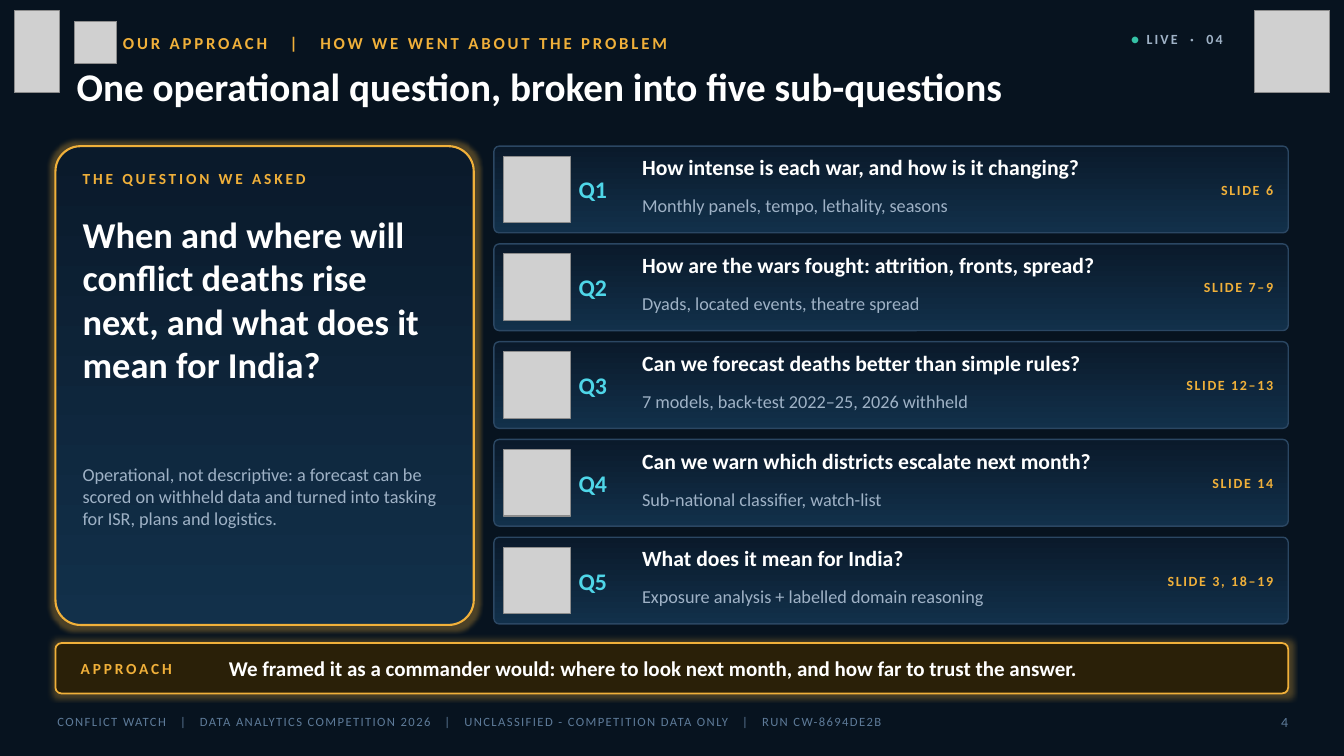
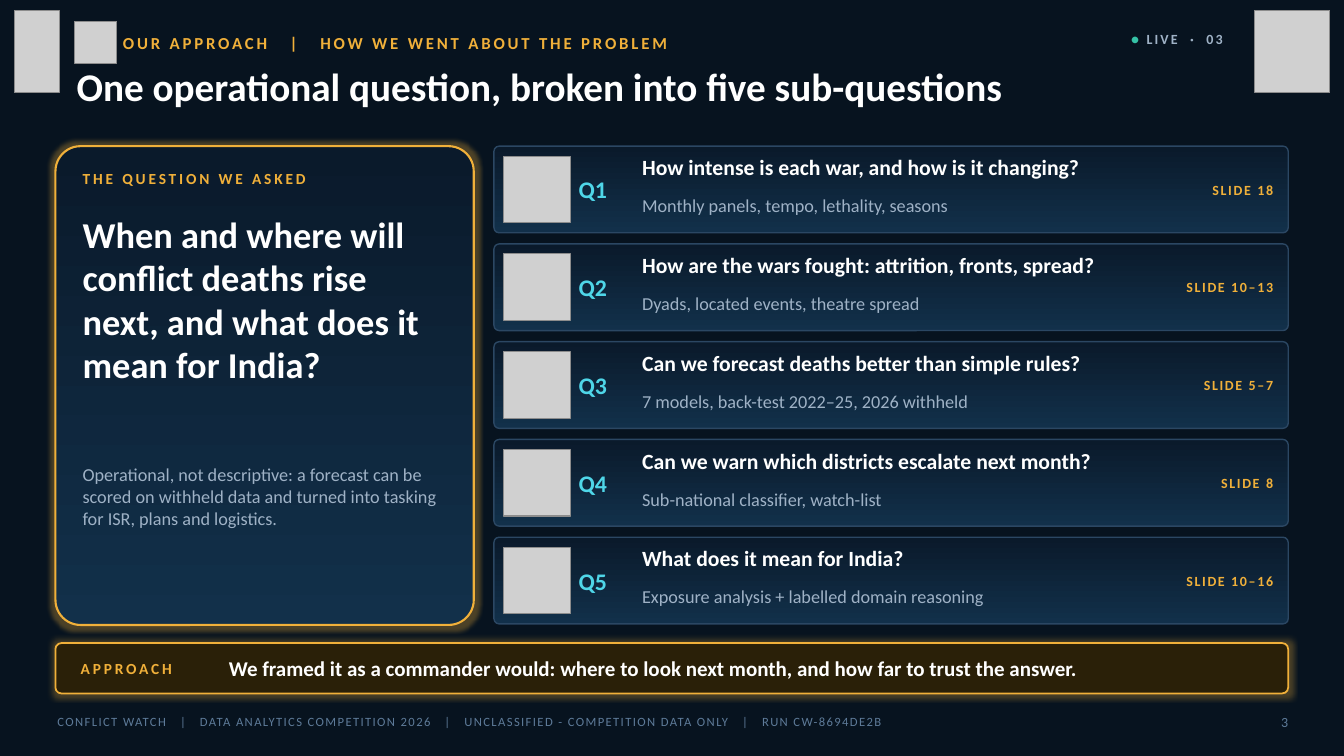
Before and after one commit to gladiator138/conflict-watch, a slide deck: slide 3 of deck/Conflict_Watch_Jury_Deck.pptx (slide 4 before the commit). Drawn at 1344x756 pixels with LibreOffice and Linux fonts; fonts in the diff are those of the drawing; grey boxes stand for pictures; background and template pictures are left out. Boxes give left, top, right and bottom in pixels: in the first picture for what was removed or moved away, otherwise in the second. Text is boxed around its words. In the diff, an @@ line names an element or a change of style, - is before the commit and + after.

```diff
--- a/deck/Conflict_Watch_Jury_Deck.pptx
+++ b/deck/Conflict_Watch_Jury_Deck.pptx
@@ text at (x1=1147, y1=35, x2=1222, y2=44): text changed @@
-● LIVE · 04
+● LIVE · 03
@@ text at (x1=1212, y1=185, x2=1273, y2=195): text changed @@
-SLIDE 6
+SLIDE 18
@@ text at (x1=1186, y1=283, x2=1273, y2=292): text changed @@
-SLIDE 7–9
+SLIDE 10–13
@@ text at (x1=1204, y1=381, x2=1273, y2=390): text changed @@
-SLIDE 12–13
+SLIDE 5–7
@@ text at (x1=1221, y1=478, x2=1273, y2=488): text changed @@
-SLIDE 14
+SLIDE 8
@@ text at (x1=1186, y1=576, x2=1273, y2=586): text changed @@
-SLIDE 3, 18–19
+SLIDE 10–16
@@ text at (x1=1281, y1=718, x2=1288, y2=727): text changed @@
-4
+3
```
Also in this commit, not shown: 42 other slides changed, 2 slides added, 19 other files.
